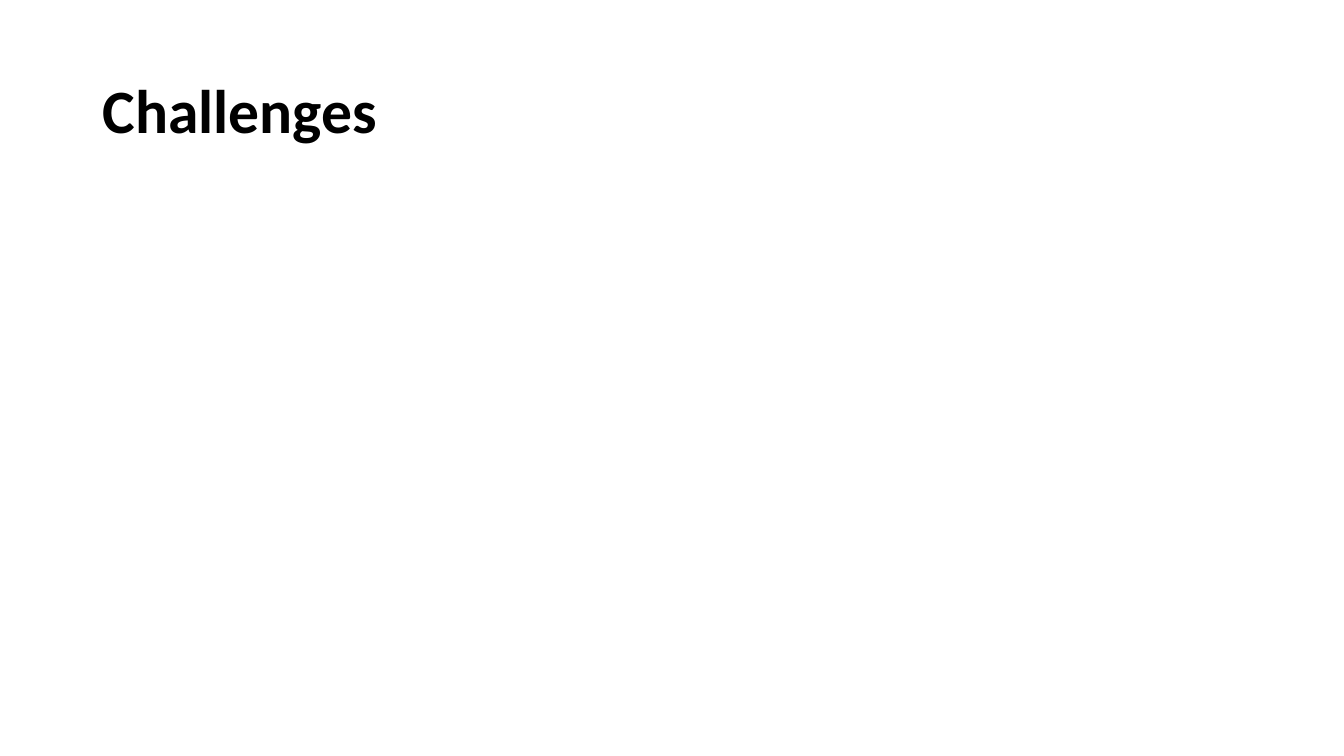
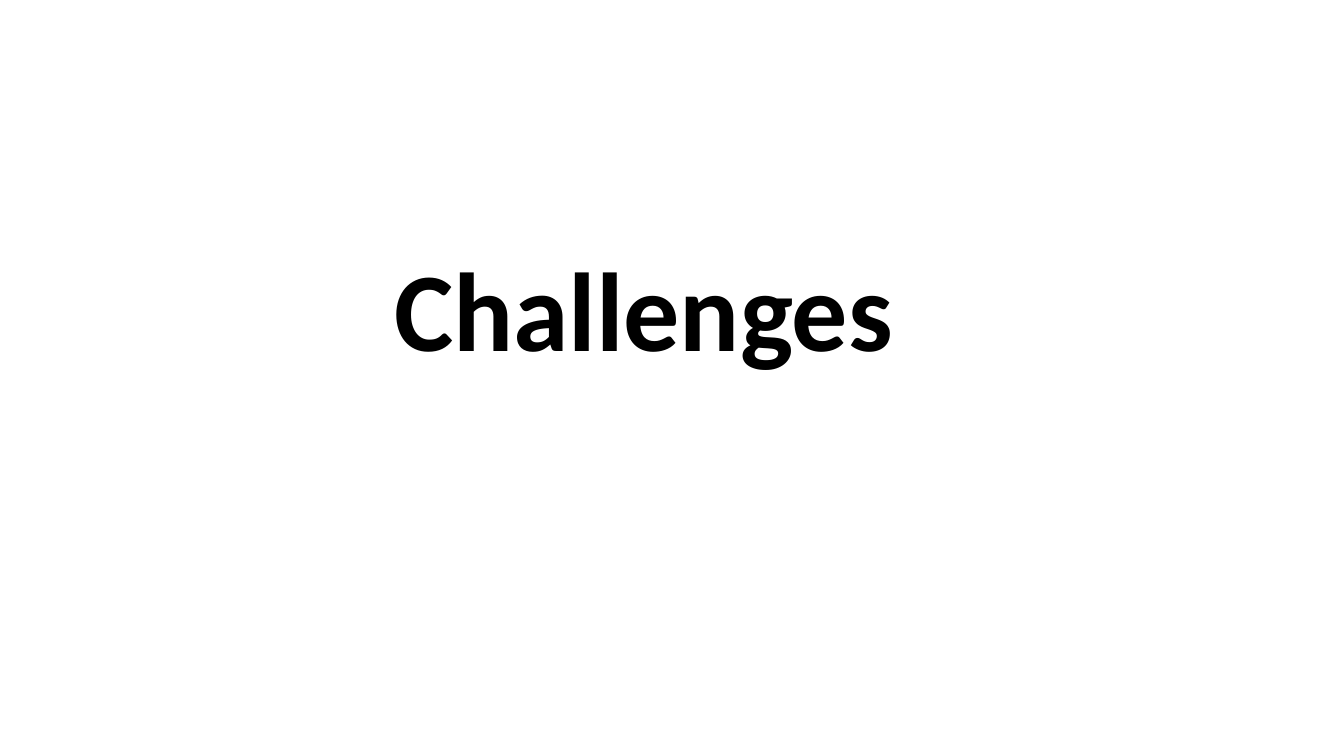
Before and after one commit to r-kass/gNetPlus, a slide deck: slide 6 of hackathon pres3.pptx (slide 7 before the commit). Drawn at 1344x756 pixels with LibreOffice and Linux fonts; fonts in the diff are those of the drawing; background and template pictures are left out. Boxes give left, top, right and bottom in pixels: in the first picture for what was removed or moved away, otherwise in the second. Text is boxed around its words. In the diff, an @@ line names an element or a change of style, - is before the commit and + after.

```diff
--- a/hackathon pres3.pptx
+++ b/hackathon pres3.pptx
@@ title "Challenges": place and size @@
-title "Challenges" at (102,89,376,144)
+title "Challenges" at (394,272,892,370)
@@ title "Challenges" at (394,272,892,370): size 44 to 80 pt; alignment left to centre @@
```
Also in this commit, not shown: 5 other slides changed, 1 slide removed.
